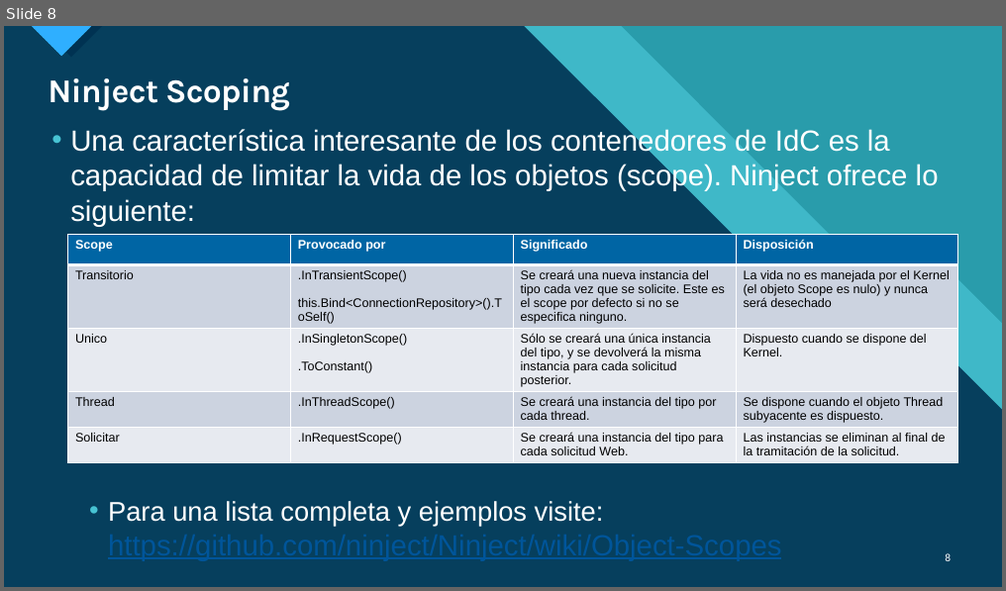
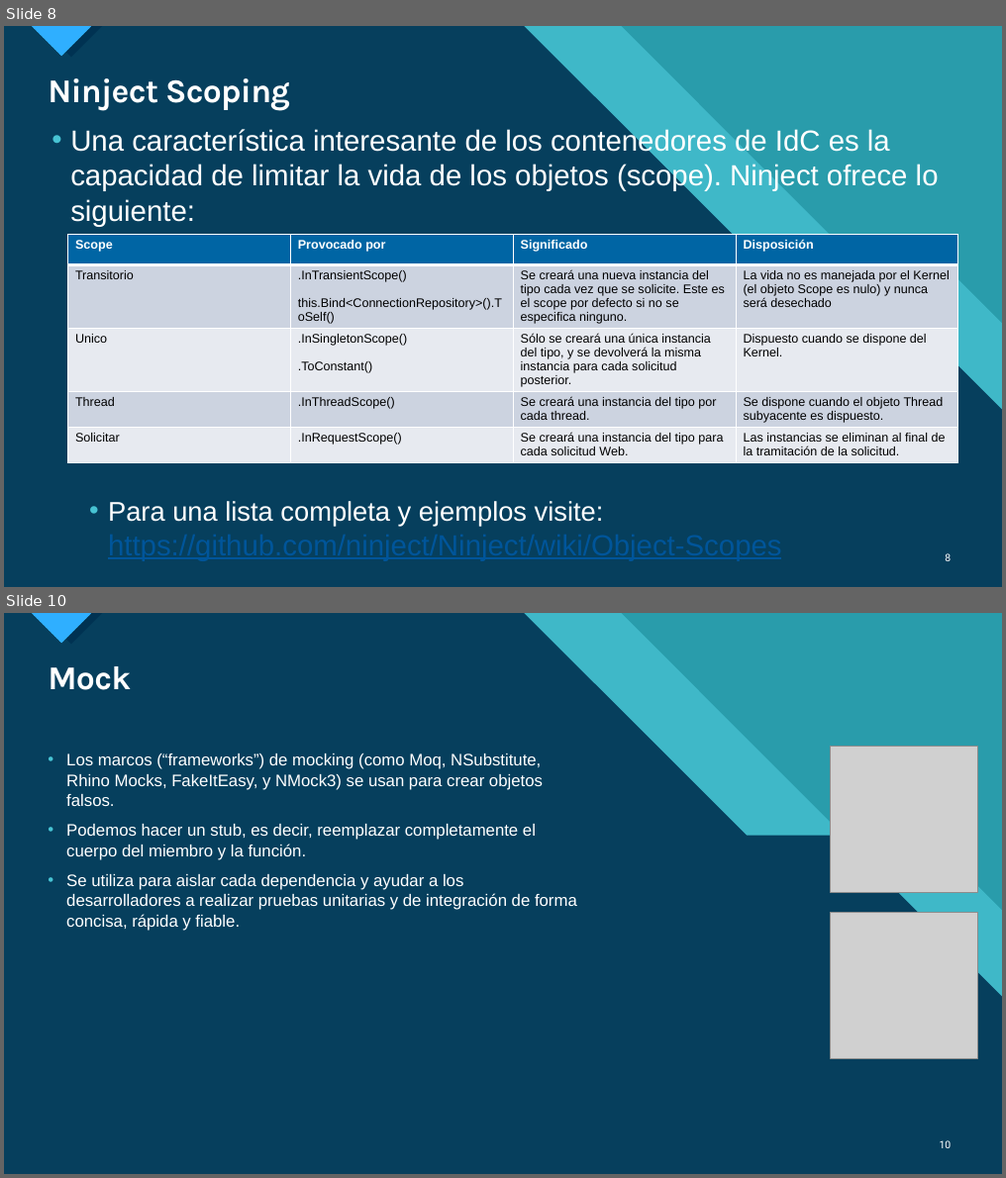
Before and after one commit to Moonprince1/DependencyInjectionDemo, a slide deck: Introducción a la integración continua.pptx. Shown one above the other, each under a label of ours: slide 8 before the commit, slides 8 and 10 after it; the slides between them are not shown. The pictures are 1006x591 and 1006x1178 pixels, drawn with LibreOffice and Linux fonts; fonts in the diff are those of the drawing; grey boxes stand for pictures. Boxes give left, top, right and bottom in pixels: in the first picture for what was removed or moved away, otherwise in the second. Text is boxed around its words. In the diff, an @@ line names an element or a change of style, - is before the commit and + after.

```diff
--- a/Introducción a la integración continua.pptx
+++ b/Introducción a la integración continua.pptx
@@ slide 10 added at (x1=4, y1=613, x2=1002, y2=1174), background #47C3D3; not listed: 14 template elements that a slide beside it also shows @@
@@ title added at (x1=48, y1=666, x2=131, y2=690), 32 pt, text #FFFFFF, bold @@
+Mock
@@ text added at (x1=66, y1=754, x2=577, y2=931), 16 pt, text #FFFFFF @@
+• Los marcos (“frameworks”) de mocking (como Moq, NSubstitute, Rhino Mocks, FakeItEasy, y NMock3) se usan para crear objetos falsos.
+• Podemos hacer un stub, es decir, reemplazar completamente el cuerpo del miembro y la función.
+• Se utiliza para aislar cada dependencia y ayudar a los desarrolladores a realizar pruebas unitarias y de integración de forma concisa, rápida y fiable.
@@ picture added at (x1=831, y1=747, x2=977, y2=893) @@
@@ picture added at (x1=831, y1=912, x2=977, y2=1059) @@
@@ page number added at (x1=940, y1=1141, x2=951, y2=1149), 10 pt, text #FFFFFF @@
+10
```
Also in this commit, not shown: 1 slide changed, 1 other slide added, 1 slide removed.
